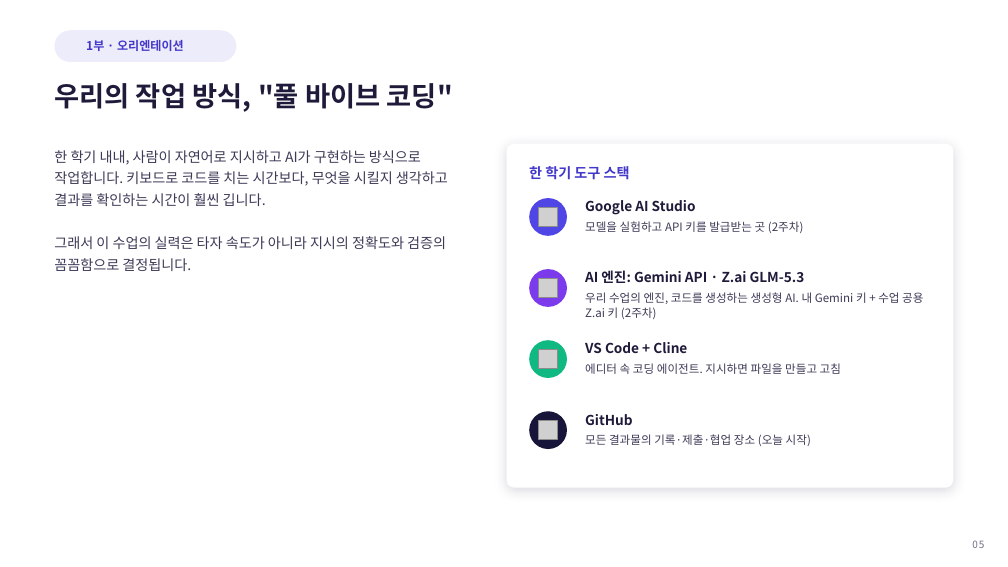
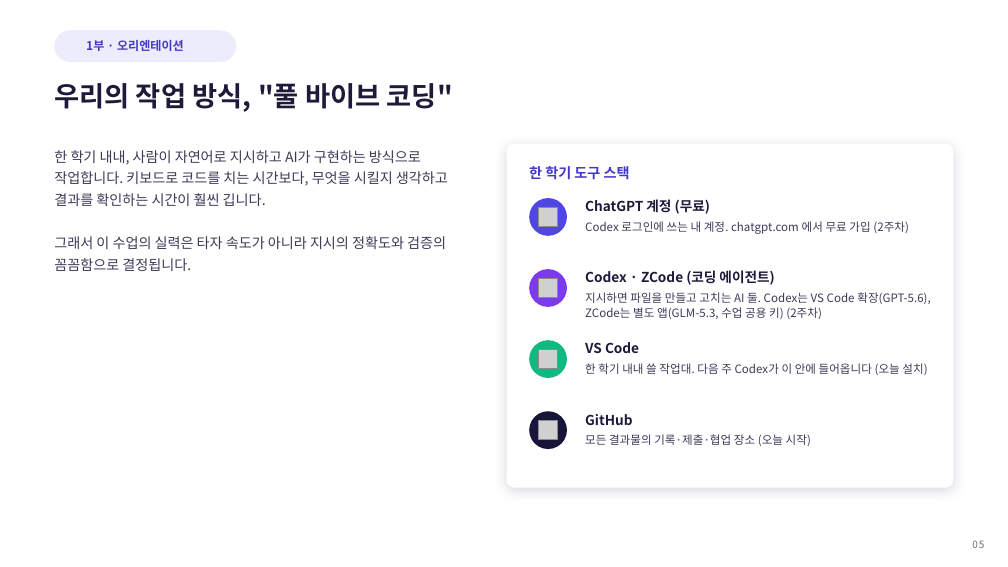
Before and after one commit to Sangdon-Park/Sangdon-Park.github.io, a slide deck: slide 5 of data/생성형 AI 소프트웨어공학/생성형AI소프트웨어공학_1강.pptx. Drawn at 1008x567 pixels with LibreOffice and Linux fonts; fonts in the diff are those of the drawing; grey boxes stand for pictures; background and template pictures are left out. Boxes give left, top, right and bottom in pixels: in the first picture for what was removed or moved away, otherwise in the second. Text is boxed around its words. In the diff, an @@ line names an element or a change of style, - is before the commit and + after.

```diff
--- a/data/생성형 AI 소프트웨어공학/생성형AI소프트웨어공학_1강.pptx
+++ b/data/생성형 AI 소프트웨어공학/생성형AI소프트웨어공학_1강.pptx
@@ text at box(585, 199, 710, 214): text changed @@
-Google AI Studio
+ChatGPT 계정 (무료)
@@ text at box(585, 221, 909, 234): text changed @@
-모델을 실험하고 API 키를 발급받는 곳 (2주차)
+Codex 로그인에 쓰는 내 계정. chatgpt.com 에서 무료 가입 (2주차)
@@ text at box(585, 292, 930, 319): text changed @@
-우리 수업의 엔진, 코드를 생성하는 생성형 AI. 내 Gemini 키 + 수업 공용 Z.ai 키 (2주차)
+지시하면 파일을 만들고 고치는 AI 둘. Codex는 VS Code 확장(GPT-5.6), ZCode는 별도 앱(GLM-5.3, 수업 공용 키) (2주차)
@@ text at box(585, 270, 774, 285): text changed @@
-AI 엔진: Gemini API · Z.ai GLM-5.3
+Codex · ZCode (코딩 에이전트)
@@ text at box(585, 342, 639, 353): text changed @@
-VS Code + Cline
+VS Code
@@ text at box(585, 363, 927, 375): text changed @@
-에디터 속 코딩 에이전트. 지시하면 파일을 만들고 고침
+한 학기 내내 쓸 작업대. 다음 주 Codex가 이 안에 들어옵니다 (오늘 설치)
```
Also in this commit, not shown: 3 other slides changed, 35 other files.
